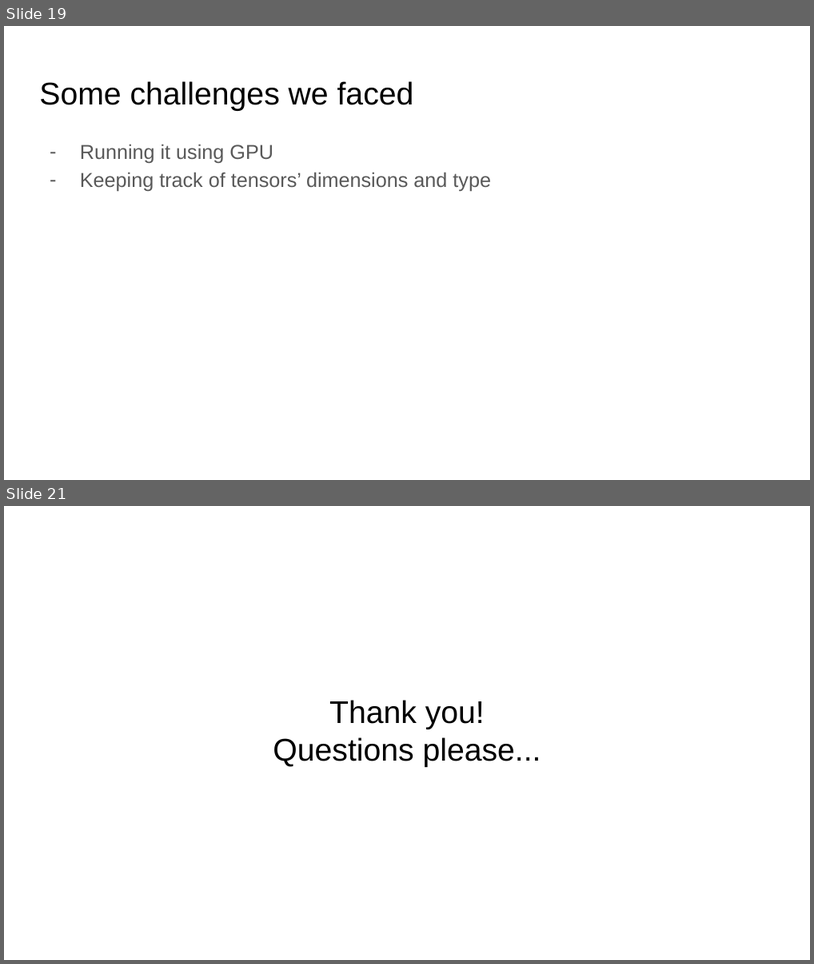
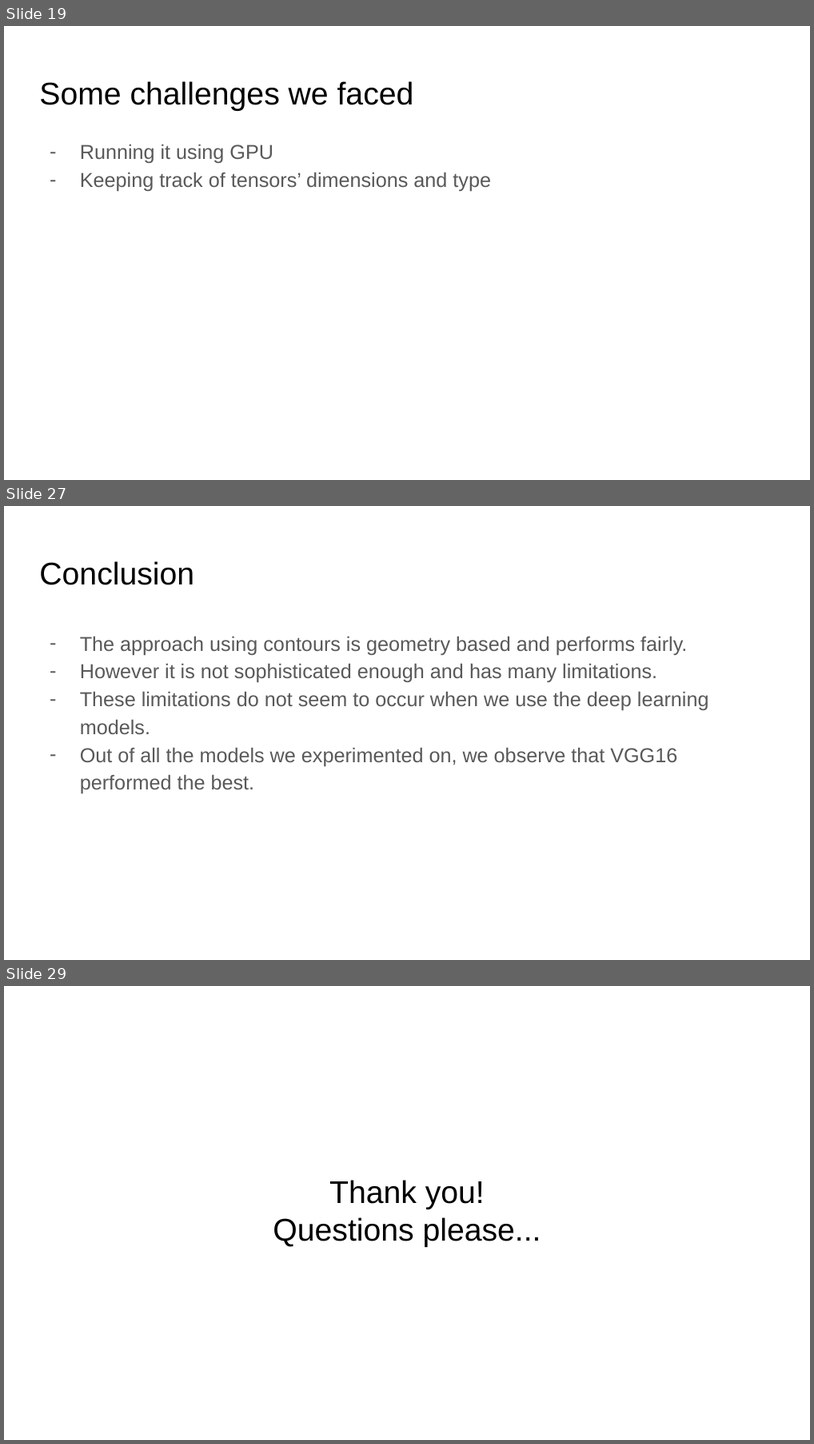
Before and after one commit to KrishnaGarg/gesture-recognition, a slide deck: HAND GESTURE RECOGNITION.pptx. Shown one above the other, each under a label of ours: slides 19 and 21 before the commit, slides 19, 27 and 29 after it; the slides between them are not shown. The pictures are 814x964 and 814x1444 pixels, drawn with LibreOffice and Linux fonts; fonts in the diff are those of the drawing. Boxes give left, top, right and bottom in pixels: in the first picture for what was removed or moved away, otherwise in the second. Text is boxed around its words. In the diff, an @@ line names an element or a change of style, - is before the commit and + after.

```diff
--- a/HAND GESTURE RECOGNITION.pptx
+++ b/HAND GESTURE RECOGNITION.pptx
@@ slide 27 added at [4, 506, 810, 960], background #FFFFFF @@
@@ title added at [39, 561, 194, 585], 28 pt, text #000000 @@
+Conclusion
@@ text added at [80, 636, 710, 793], 18 pt, text #595959 @@
+– The approach using contours is geometry based and performs fairly.
+– However it is not sophisticated enough and has many limitations.
+– These limitations do not seem to occur when we use the deep learning models.
+– Out of all the models we experimented on, we observe that VGG16 performed the best.
@@ what was slide 21 is now slide 29 @@
```
Also in this commit, not shown: 3 slides changed, 7 other slides added.
